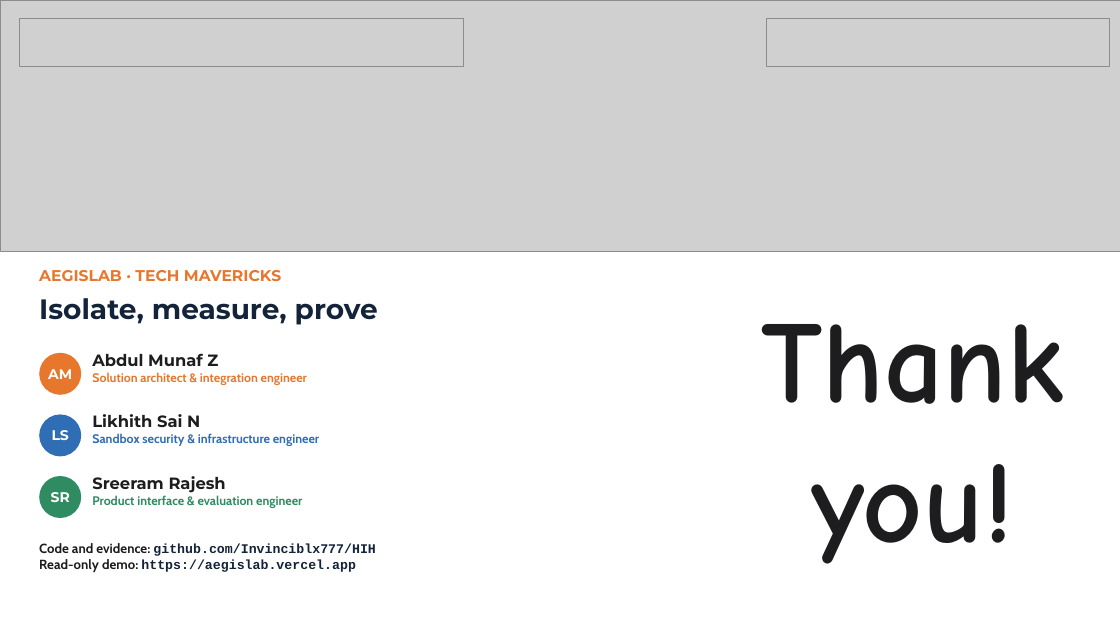
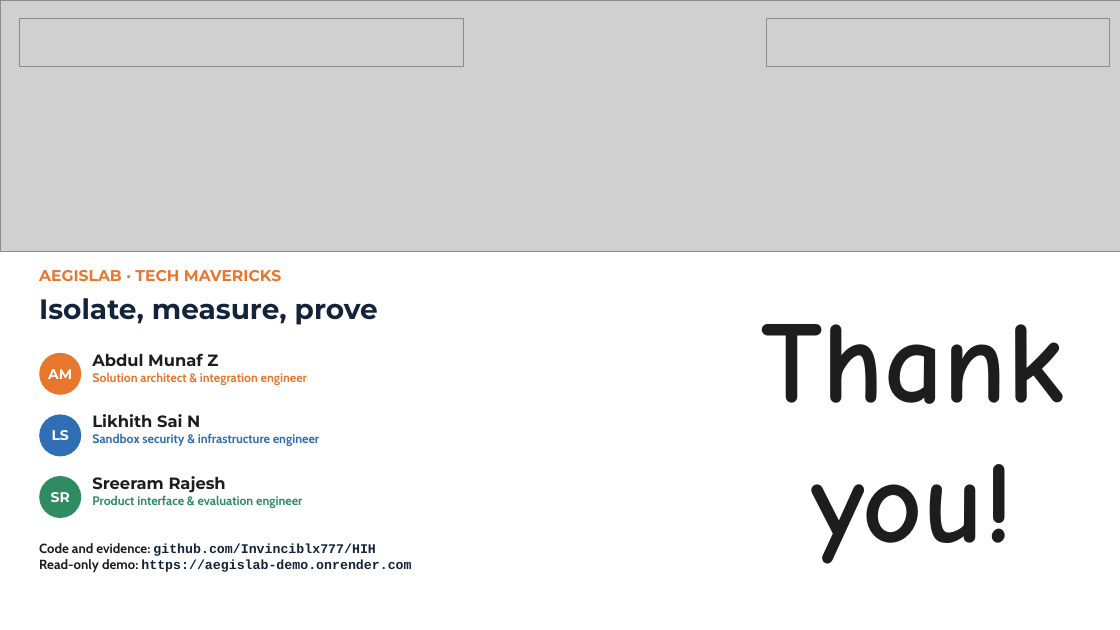
Before and after one commit to Invinciblx777/HIH, a slide deck: slide 12 of finale_package/Tech_Mavericks_AegisLab_Finale.pptx. Drawn at 1120x630 pixels with LibreOffice and Linux fonts; fonts in the diff are those of the drawing; grey boxes stand for pictures. Boxes give left, top, right and bottom in pixels: in the first picture for what was removed or moved away, otherwise in the second. Text is boxed around its words. In the diff, an @@ line names an element or a change of style, - is before the commit and + after.

```diff
--- a/finale_package/Tech_Mavericks_AegisLab_Finale.pptx
+++ b/finale_package/Tech_Mavericks_AegisLab_Finale.pptx
@@ text at <box>39,559,411,573</box>: text changed @@
-Read-only demo: https://aegislab.vercel.app
+Read-only demo: https://aegislab-demo.onrender.com
```
Also in this commit, not shown: 11 other slides changed, 21 other files.
